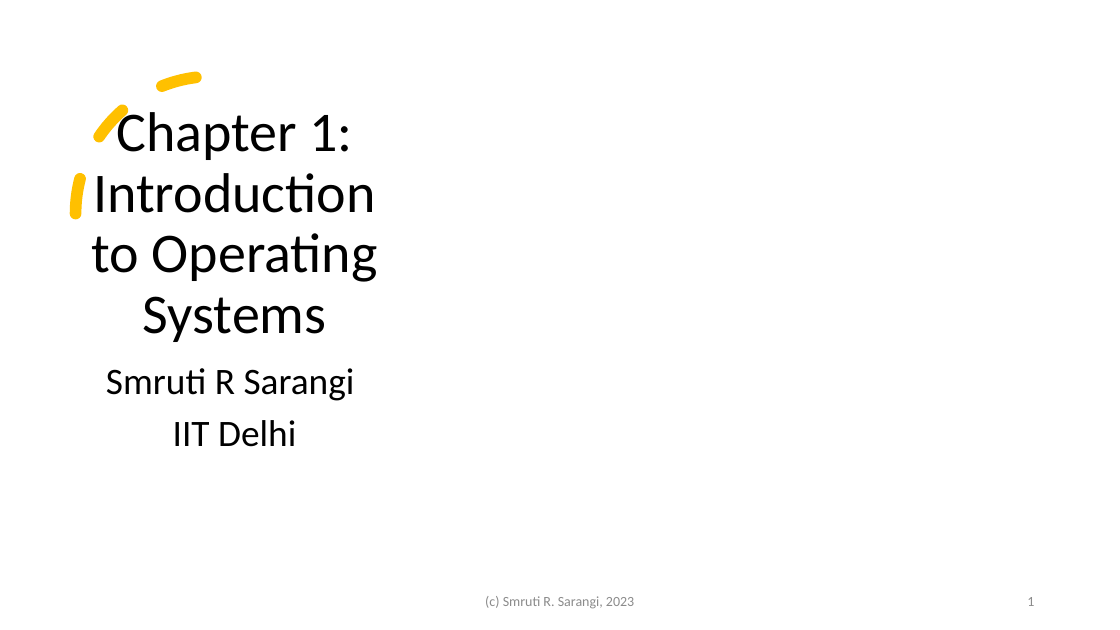
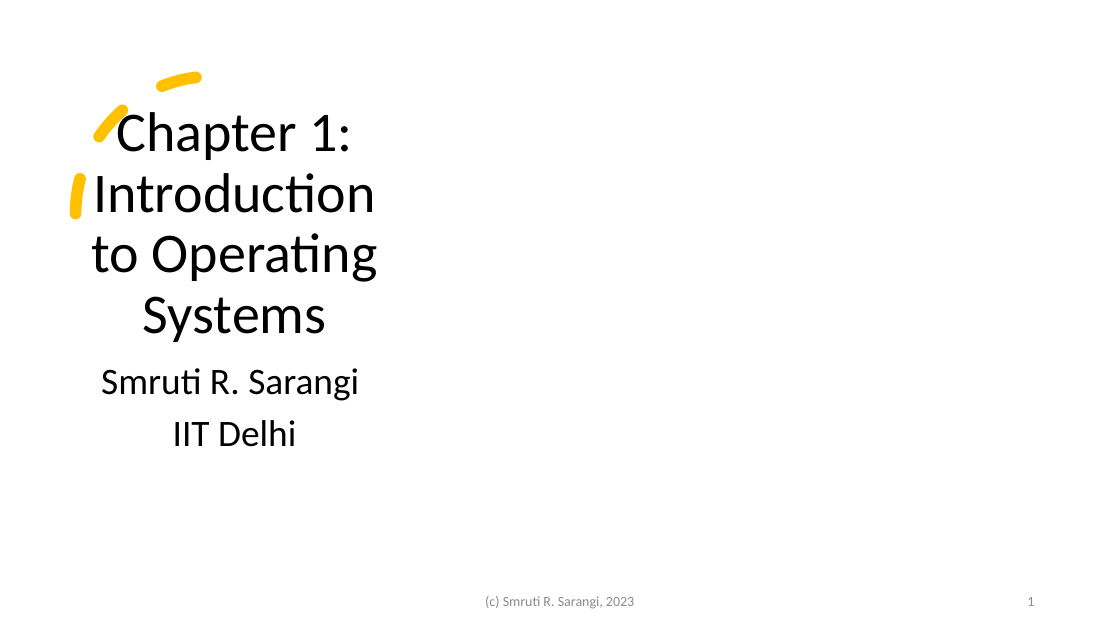
Before and after one commit to srsarangi/srsarangi.github.io, a slide deck: slide 1 of osbook/slides/1.intro.pptx. Drawn at 1120x630 pixels with LibreOffice and Linux fonts; fonts in the diff are those of the drawing; background and template pictures are left out. Boxes give left, top, right and bottom in pixels: in the first picture for what was removed or moved away, otherwise in the second. Text is boxed around its words. In the diff, an @@ line names an element or a change of style, - is before the commit and + after.

```diff
--- a/osbook/slides/1.intro.pptx
+++ b/osbook/slides/1.intro.pptx
@@ subtitle at (101, 368, 359, 401): text changed @@
-Smruti R Sarangi
+Smruti R. Sarangi
```
Also in this commit, not shown: 13 other slides changed, 2 slides added, 1 other file.
